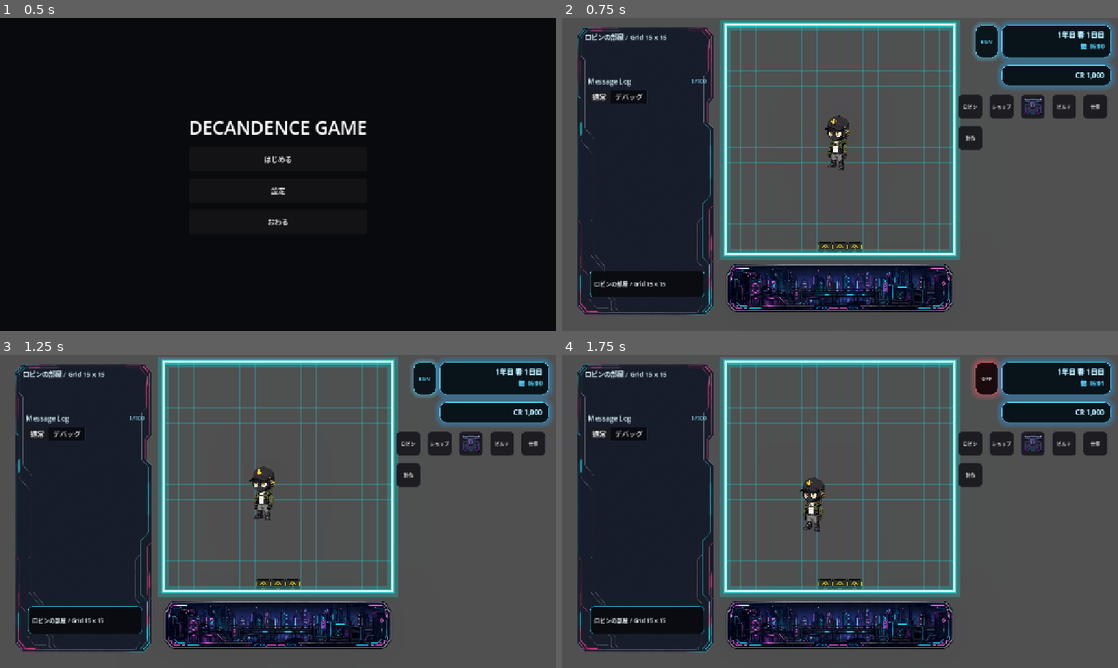
Above: before the commit, frames 1-4 (two rows, left to right).
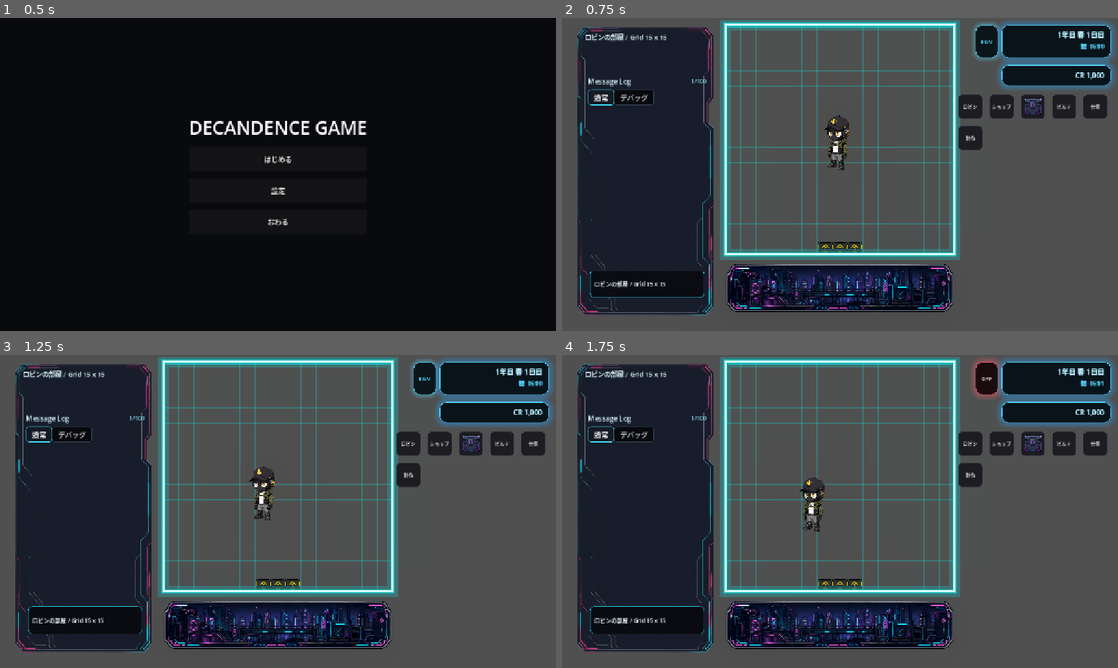
Above: after the commit, the same moments.

Repository: grimoire1089-coder/optimistic
Game: Godot game, scene res://Scenes/Boot/TitleScene.tscn
Two runs of this game, one before a commit and one after it. Both use one fixed random seed, a clock stepped at 60 frames per second and the inputs below. Sound files missing from this copy of the repository are replaced by a short silence.
Inputs:
- Up to frame 1 (0.5 s): no input
- Up to frame 2 (0.75 s): click "はじめる" at 0.5 s
- Up to frame 3 (1.25 s): no input
- Up to frame 4 (1.75 s): click "BGM" at 1.25 s

Frame 1 is identical in both runs. In frame 2, 0.3% of the frame differs, in the area x 4-26%, y 22-90%; in frame 3, 0.3%; in frame 4, 0.3%.

Commit message:
Add spacing to message log tabs

Diff:
--- a/Scenes/UI/HUD/MessageLogPanel.tscn
+++ b/Scenes/UI/HUD/MessageLogPanel.tscn
@@ -10,6 +10,54 @@
 corner_radius_top_right = 14
 corner_radius_bottom_right = 14
 corner_radius_bottom_left = 14
+
+[sub_resource type="StyleBoxFlat" id="StyleBoxFlat_log_tab_selected"]
+content_margin_left = 14.0
+content_margin_top = 6.0
+content_margin_right = 14.0
+content_margin_bottom = 6.0
+bg_color = Color(0.08, 0.1, 0.14, 0.95)
+border_width_left = 1
+border_width_top = 1
+border_width_right = 1
+border_width_bottom = 1
+border_color = Color(0.26, 0.9, 1, 0.92)
+corner_radius_top_left = 6
+corner_radius_top_right = 6
+corner_radius_bottom_right = 6
+corner_radius_bottom_left = 6
+
+[sub_resource type="StyleBoxFlat" id="StyleBoxFlat_log_tab_unselected"]
+content_margin_left = 14.0
+content_margin_top = 6.0
+content_margin_right = 14.0
+content_margin_bottom = 6.0
+bg_color = Color(0.025, 0.028, 0.038, 0.92)
+border_width_left = 1
+border_width_top = 1
+border_width_right = 1
+border_width_bottom = 1
+border_color = Color(0.18, 0.22, 0.28, 0.9)
+corner_radius_top_left = 6
+corner_radius_top_right = 6
+corner_radius_bottom_right = 6
+corner_radius_bottom_left = 6
+
+[sub_resource type="StyleBoxFlat" id="StyleBoxFlat_log_tab_hovered"]
+content_margin_left = 14.0
+content_margin_top = 6.0
+content_margin_right = 14.0
+content_margin_bottom = 6.0
+bg_color = Color(0.06, 0.08, 0.11, 0.96)
+border_width_left = 1
+border_width_top = 1
+border_width_right = 1
+border_width_bottom = 1
+border_color = Color(0.2, 0.78, 1, 0.88)
+corner_radius_top_left = 6
+corner_radius_top_right = 6
+corner_radius_bottom_right = 6
+corner_radius_bottom_left = 6
 
 [node name="MessageLogPanel" type="PanelContainer"]
 custom_minimum_size = Vector2(288, 526)
@@ -54,9 +102,14 @@
 
 [node name="LogTabBar" type="TabBar" parent="MarginContainer/Rows"]
 unique_name_in_owner = true
-custom_minimum_size = Vector2(0, 30)
+custom_minimum_size = Vector2(0, 36)
 layout_mode = 2
 size_flags_horizontal = 3
+theme_override_constants/h_separation = 12
+theme_override_styles/tab_selected = SubResource("StyleBoxFlat_log_tab_selected")
+theme_override_styles/tab_unselected = SubResource("StyleBoxFlat_log_tab_unselected")
+theme_override_styles/tab_hovered = SubResource("StyleBoxFlat_log_tab_hovered")
+theme_override_styles/tab_disabled = SubResource("StyleBoxFlat_log_tab_unselected")
 
 [node name="EmptyLabel" type="Label" parent="MarginContainer/Rows"]
 unique_name_in_owner = true
Not shown: 1 places in Scenes/UI/HUD/MessageLogPanel.tscn that only renumber resources
